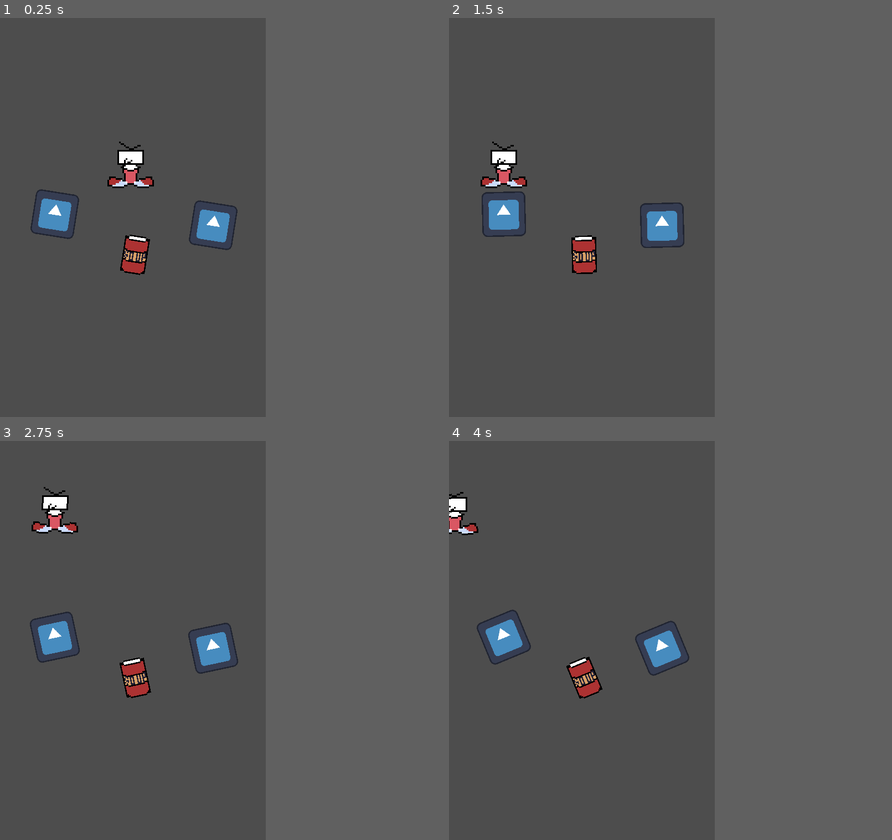
Above: before the commit, frames 1-4 (two rows, left to right).
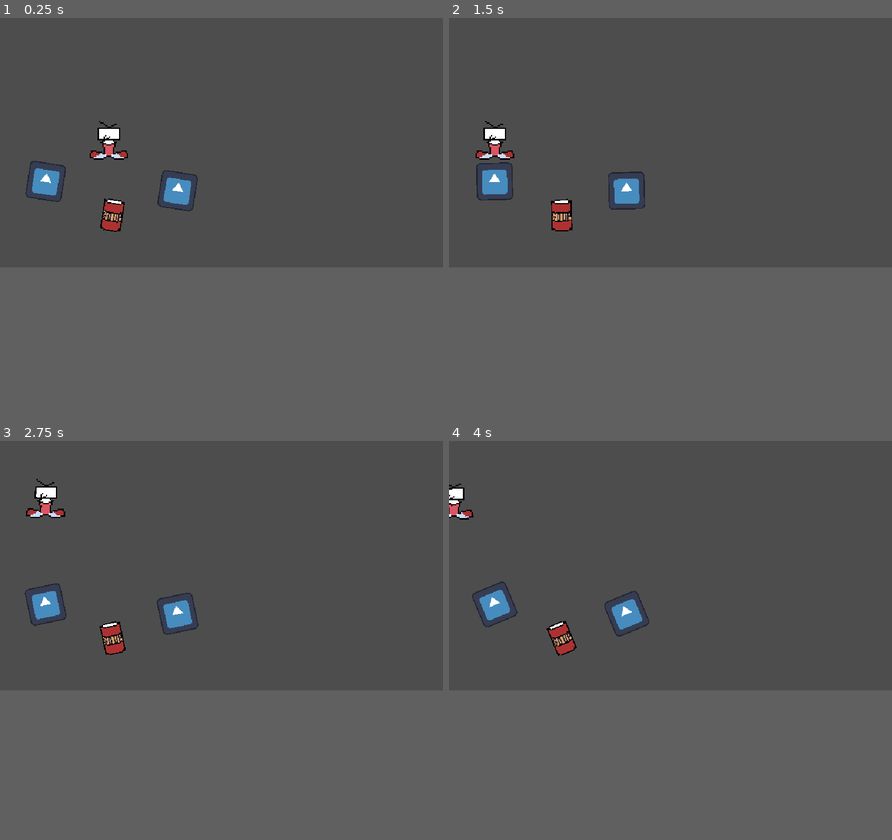
Above: after the commit, the same moments.

Repository: loco-choco/quantux-ui-experiment
Game: Godot game, scene res://main.tscn
The game is run twice, just before and just after one commit, with the same random seed, the same clock (stepped at 60 frames per second) and the same inputs. The engine's default icon, where the game draws it, is replaced by a stand-in: a white triangle on a blue panel in a dark square.
Inputs (mouse positions are in pixels of both pictures, inside the frame that each line leads up to):
- Up to frame 1 (0.25 s): no input
- Up to frame 2 (1.5 s): move the mouse to (639, 197) at 0.52 s; hold Left (player_move_x_neg) 0.53-1.28 s; click (639, 197) at 0.67 s; move the mouse to (528, 237) at 1.27 s; tap Right (player_move_x_pos) at 1.35 s; click (528, 237) at 1.42 s
- Up to frame 3 (2.75 s): move the mouse to (159, 552) at 2.02 s; hold Up (player_move_y_neg) from 2.03 s (still down); click (159, 552) at 2.17 s
- Up to frame 4 (4 s): move the mouse to (568, 720) at 2.77 s; release Up (player_move_y_neg) at 2.78 s; tap Down (player_move_y_pos) at 2.85 s; click (568, 720) at 2.92 s; move the mouse to (661, 700) at 3.52 s; hold Left (player_move_x_neg) from 3.53 s (still down); click (661, 700) at 3.67 s
In our replay, the window is 480x720 before the commit and 800x450 after it. These sizes can differ from the game's own. Grey fills any space a smaller window leaves; there, only what the larger window draws over its background counts as a difference.

The runs differ from the first frame. In frame 1, 3.9% of the frame differs, in the area x 5-54%, y 25-65%; in frame 2, 3.7%; in frame 3, 3.8%; in frame 4, 3.5%.

Commit message:
changed window res to 16:9

Diff:
--- a/project.godot
+++ b/project.godot
@@ -17,9 +17,13 @@
 
 [display]
 
-window/size/viewport_width=480
-window/size/viewport_height=720
+window/size/viewport_width=960
+window/size/viewport_height=540
 window/stretch/mode="canvas_items"
+
+[dotnet]
+
+project/assembly_name="ui-experiment"
 
 [input]
 
